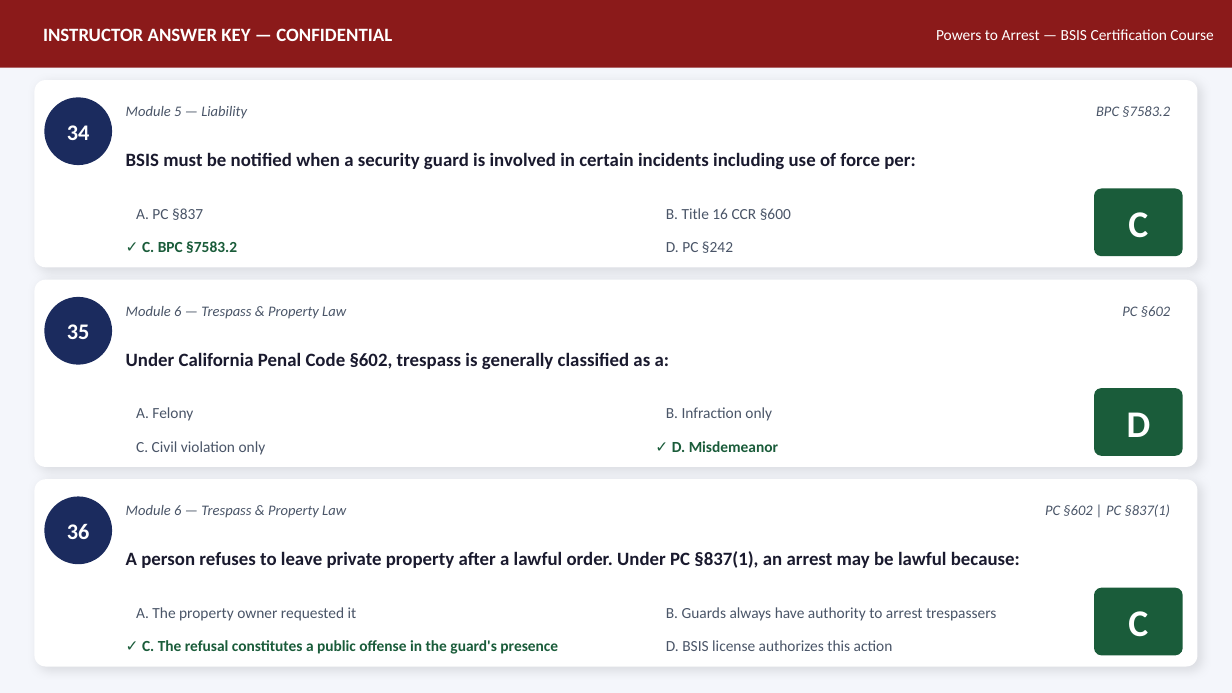
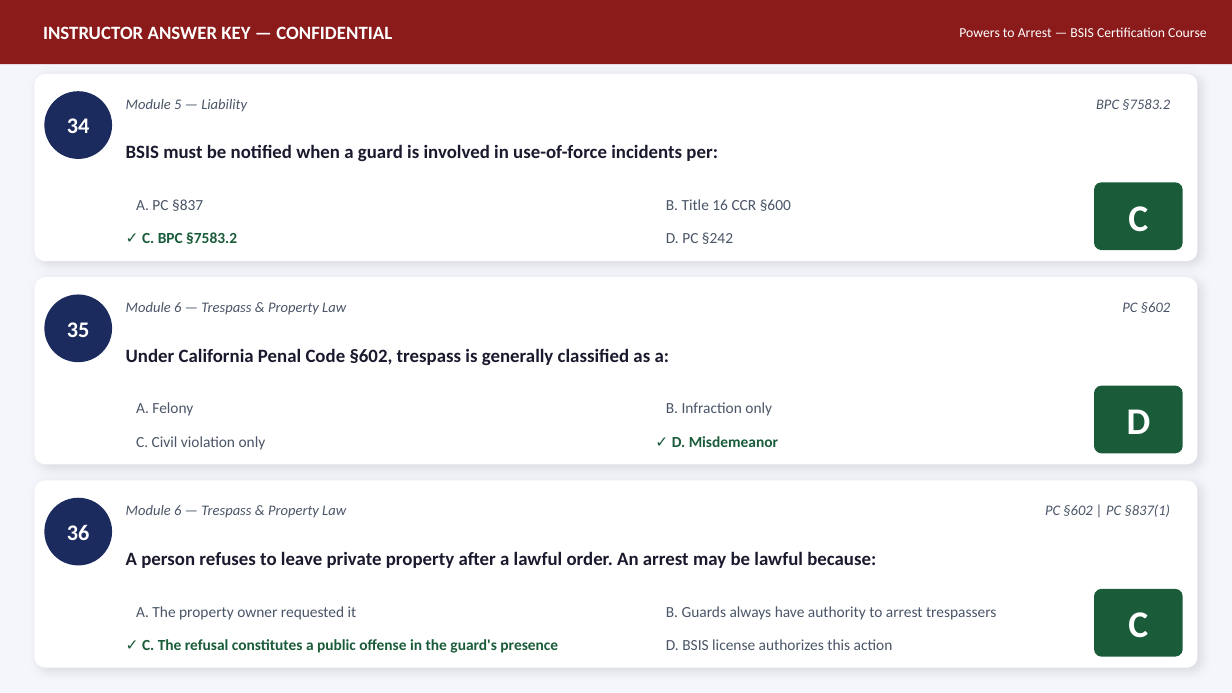
Before and after one commit to MaccPSLAW/Licensing-Live-Scans-, a slide deck: slide 14 of PSLAW-Courses/final-projects/Powers_to_Arrest_BSIS_Certification_MACCESS_INC-AnswerKey.pptx. Drawn at 1232x693 pixels with LibreOffice and Linux fonts; fonts in the diff are those of the drawing. Boxes give left, top, right and bottom in pixels: in the first picture for what was removed or moved away, otherwise in the second. Text is boxed around its words. In the diff, an @@ line names an element or a change of style, - is before the commit and + after.

Commit message:
feat: Powers to Arrest — BSIS Certification Course — Answer Key PPTX

```diff
--- a/PSLAW-Courses/final-projects/Powers_to_Arrest_BSIS_Certification_MACCESS_INC-AnswerKey.pptx
+++ b/PSLAW-Courses/final-projects/Powers_to_Arrest_BSIS_Certification_MACCESS_INC-AnswerKey.pptx
@@ rectangle: place and size @@
-rectangle at box(0, 0, 1232, 68)
+rectangle at box(0, 0, 1232, 64)
@@ text "Powers to Arrest — BSIS ...": place and size @@
-text "Powers to Arrest — BSIS ..." at box(936, 29, 1213, 40)
+text "Powers to Arrest — BSIS ..." at box(959, 27, 1206, 37)
@@ text "Powers to Arrest — BSIS ..." at box(959, 27, 1206, 37): size 9 to 8 pt @@
@@ text at box(126, 144, 717, 161): text changed @@
-BSIS must be notified when a security guard is involved in certain incidents including use of force per:
+BSIS must be notified when a guard is involved in use-of-force incidents per:
@@ 8 texts, 2 rounded rectangles, 1 ellipse: place and size @@
-8 texts, 2 rounded rectangles, 1 ellipse at box(34, 80, 1198, 455)
+8 texts, 2 rounded rectangles, 1 ellipse at box(34, 74, 1198, 450)
@@ 4 texts: place and size @@
-4 texts at box(136, 208, 791, 253)
+4 texts at box(136, 199, 791, 244)
@@ 3 texts: place and size @@
-3 texts at box(126, 306, 1170, 369)
+3 texts at box(126, 302, 1170, 365)
@@ text at box(126, 551, 876, 568): text changed @@
-A person refuses to leave private property after a lawful order. Under PC §837(1), an arrest may be lawful because:
+A person refuses to leave private property after a lawful order. An arrest may be lawful because:
```
Also in this commit, not shown: 21 other slides changed.
